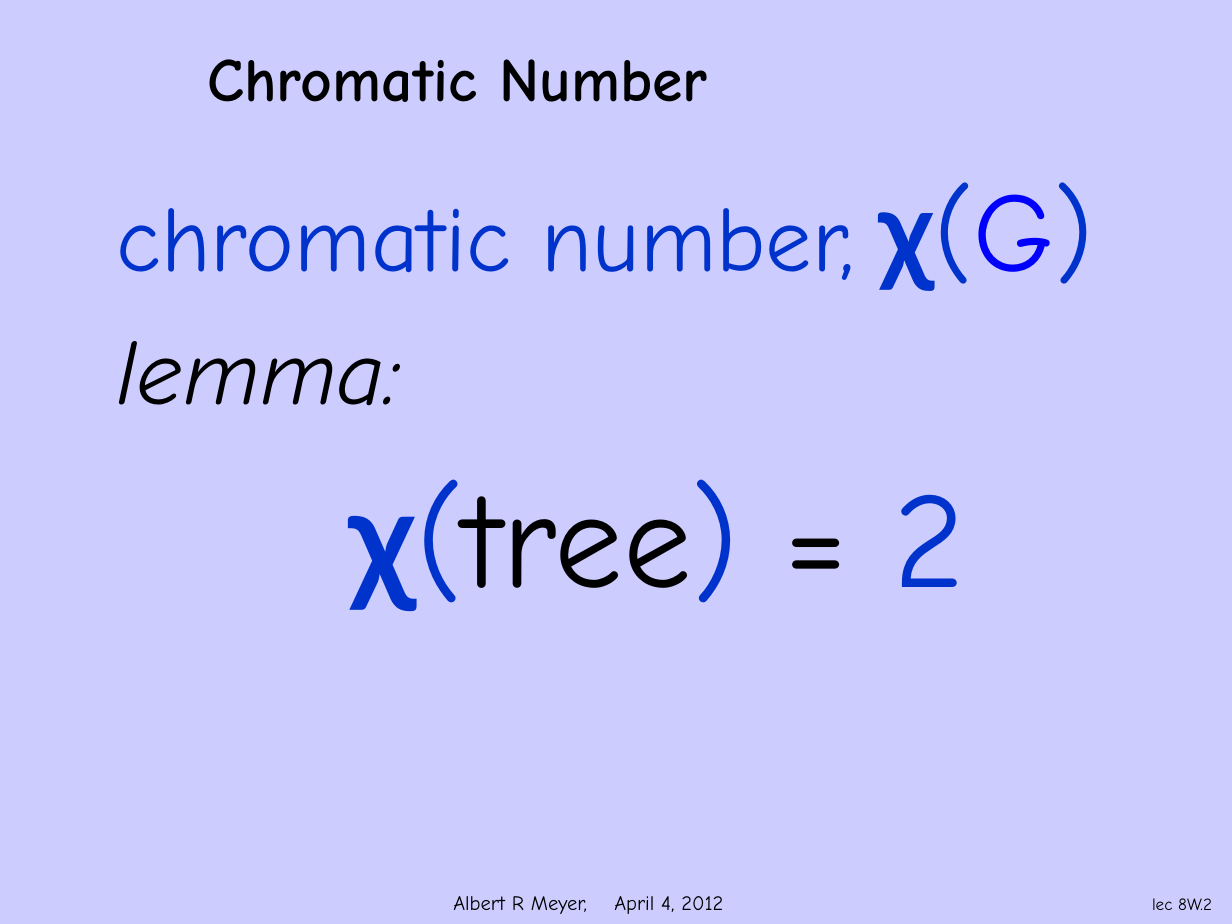
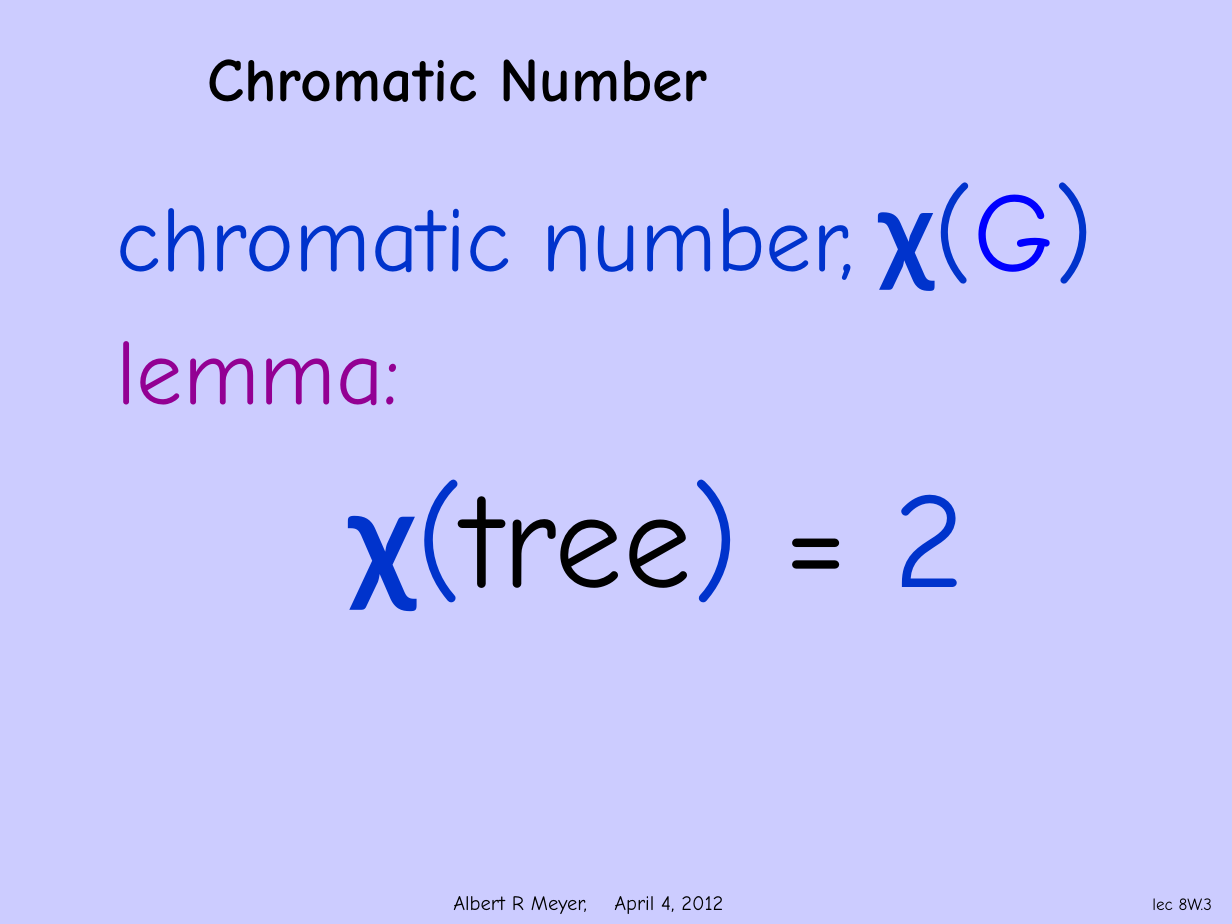
Before and after one commit to armeyer/mcs_web, a slide deck: slide 3 of spring12/slidesS12/trees-coloring.pptx (slide 2 before the commit). Drawn at 1232x924 pixels with LibreOffice and Linux fonts; fonts in the diff are those of the drawing; background and template pictures are left out. Boxes give left, top, right and bottom in pixels: in the first picture for what was removed or moved away, otherwise in the second. Text is boxed around its words. In the diff, an @@ line names an element or a change of style, - is before the commit and + after.

```diff
--- a/spring12/slidesS12/trees-coloring.pptx
+++ b/spring12/slidesS12/trees-coloring.pptx
@@ text at (117,341,401,406): text colour #000000 to #930093, italic off in "lemma:" @@
@@ page number at (1152,898,1212,910): text changed @@
-lec 8W.2
+lec 8W.3
```
Also in this commit, not shown: 1 other slide changed, 1 other file.
